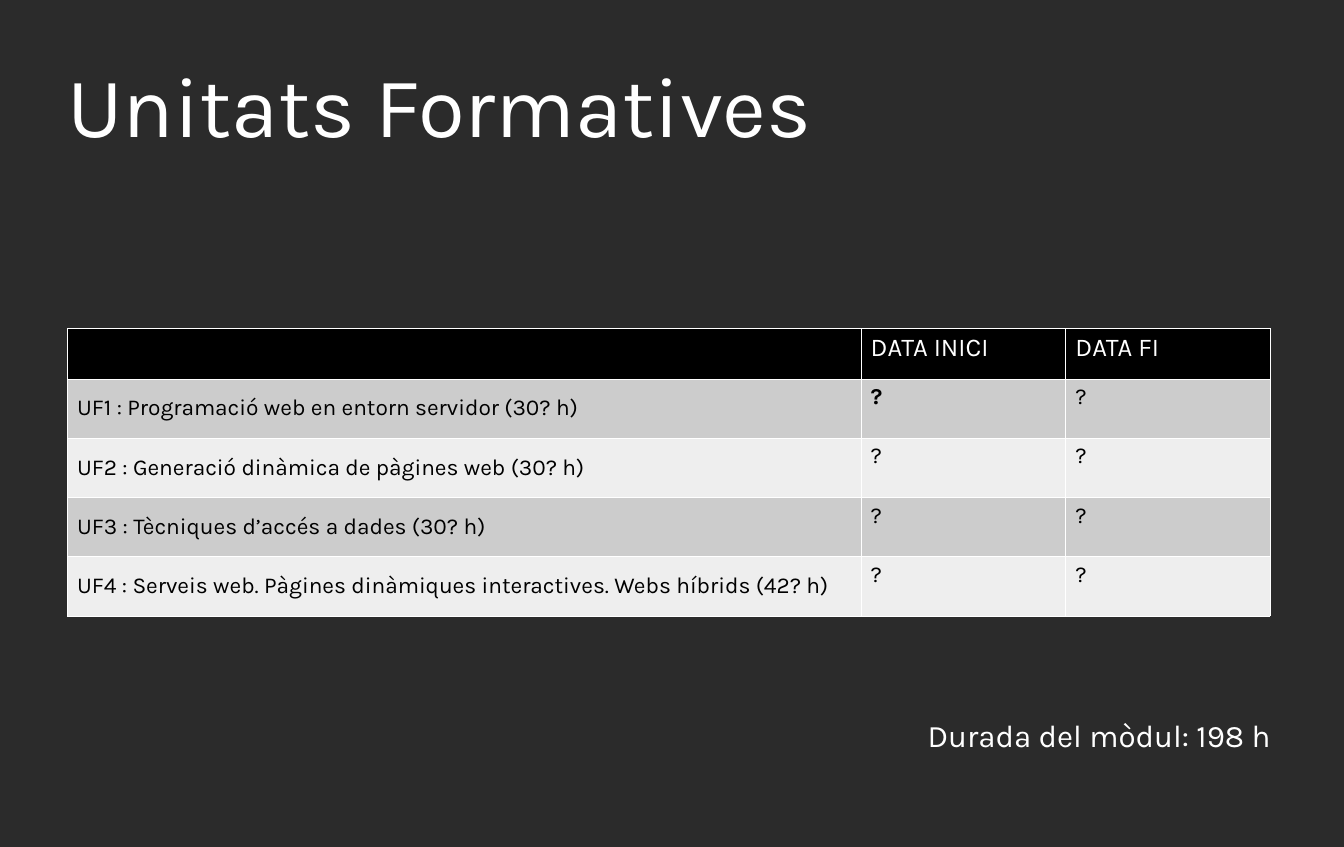
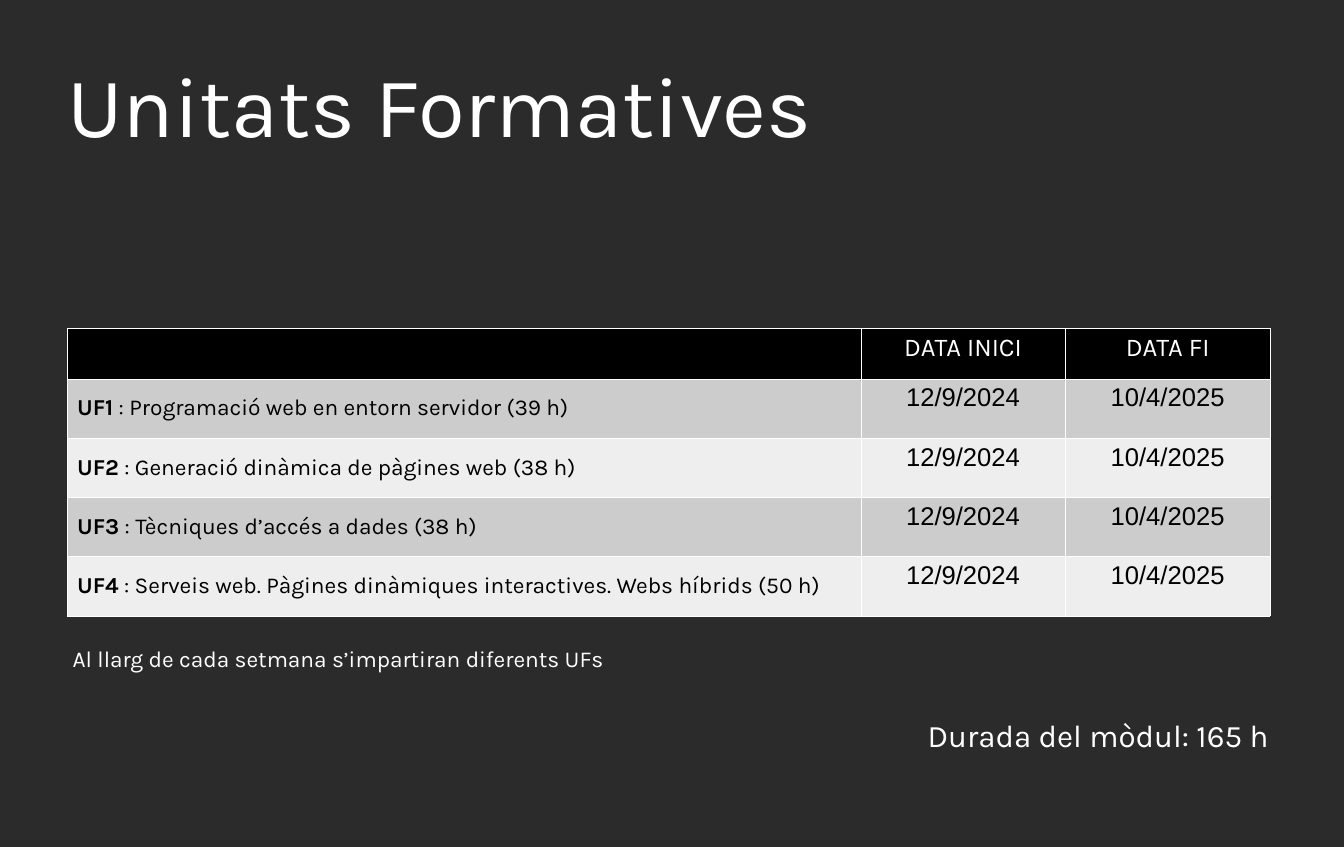
Before and after one commit to xbaubes/xbaubes, a slide deck: slide 4 of Presentacions/[DAW-MP07] Desenvolupament web en entorn servidor.odp. Drawn at 1344x847 pixels with LibreOffice and Linux fonts; fonts in the diff are those of the drawing; background and template pictures are left out; a plain dark background stands for a picture behind light text. Boxes give left, top, right and bottom in pixels: in the first picture for what was removed or moved away, otherwise in the second. Text is boxed around its words. In the diff, an @@ line names an element or a change of style, - is before the commit and + after.

```diff
--- a/Presentacions/[DAW-MP07] Desenvolupament web en entorn servidor.odp
+++ b/Presentacions/[DAW-MP07] Desenvolupament web en entorn servidor.odp
@@ table at (68,328,1271,616) @@
-row 2: UF1 : Programació web en entorn servidor (30? h) | ? | ?
+row 2: UF1 : Programació web en entorn servidor (39 h) | 12/9/2024 | 10/4/2025
-row 3: UF2 : Generació dinàmica de pàgines web (30? h) | ? | ?
+row 3: UF2 : Generació dinàmica de pàgines web (38 h) | 12/9/2024 | 10/4/2025
-row 4: UF3 : Tècniques d’accés a dades (30? h) | ? | ?
+row 4: UF3 : Tècniques d’accés a dades (38 h) | 12/9/2024 | 10/4/2025
-row 5: UF4 : Serveis web. Pàgines dinàmiques interactives. Webs híbrids (42? h) | ? | ?
+row 5: UF4 : Serveis web. Pàgines dinàmiques interactives. Webs híbrids (50 h) | 12/9/2024 | 10/4/2025
@@ alignment left to centre @@
@@ text added at (73,651,604,673), 16 pt, text #FFFFFF @@
+Al llarg de cada setmana s’impartiran diferents UFs
@@ text at (928,723,1269,748): text changed @@
-Durada del mòdul: 198 h
+Durada del mòdul: 165 h
```
Also in this commit, not shown: 5 other slides changed, 1 other file.
